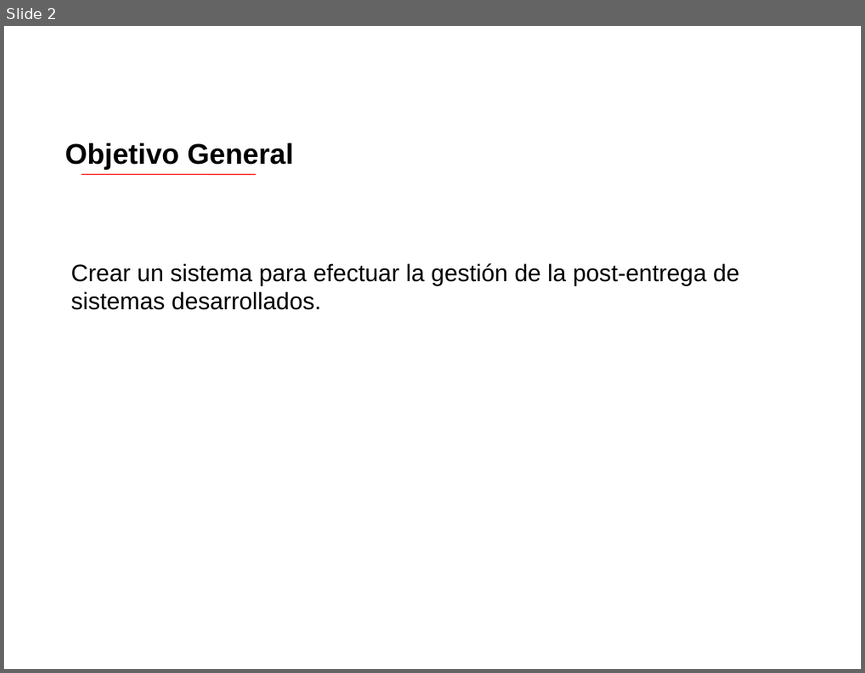
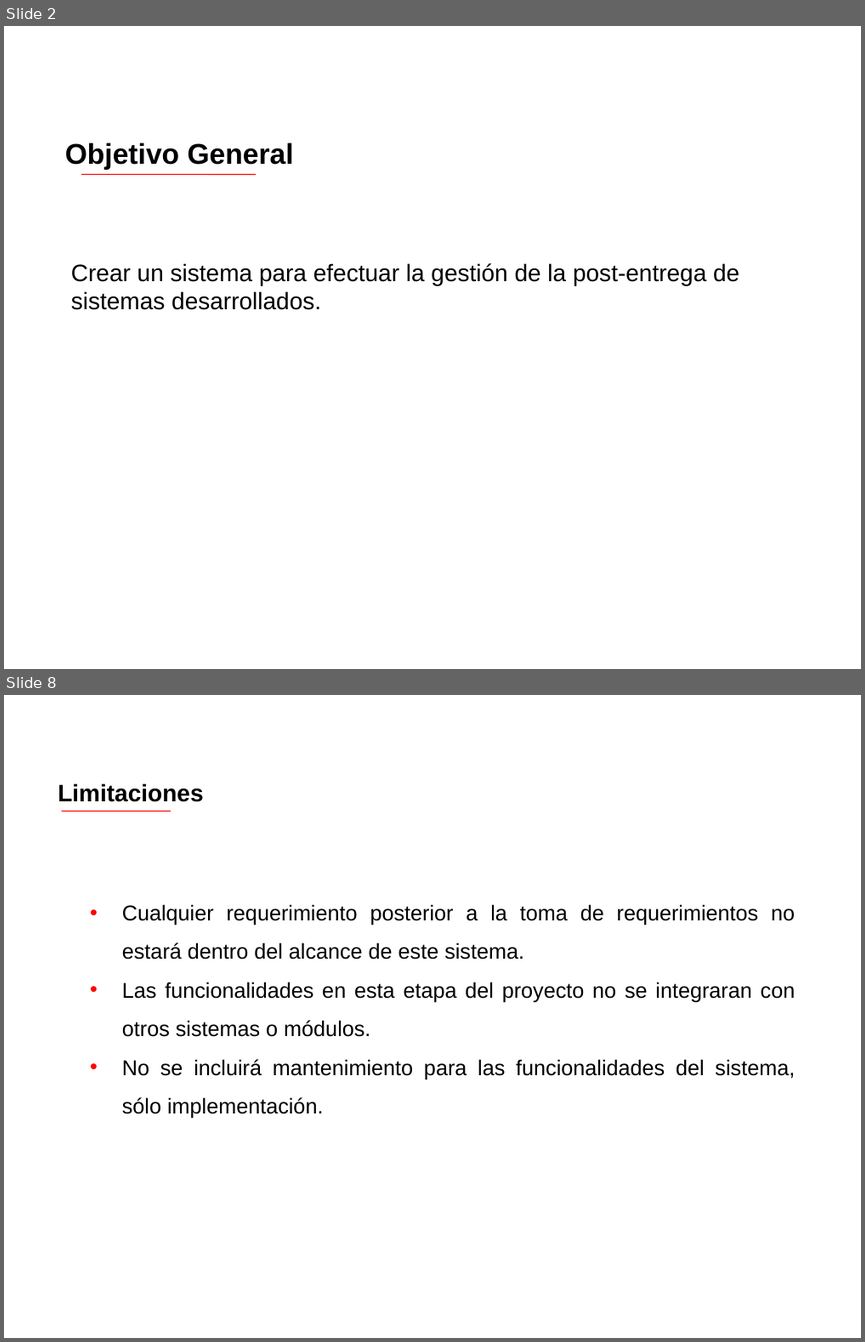
Before and after one commit to luxohcf/sgm-lazos, a slide deck: Ante-Proyecto (entrega 20130909)/Documentación/Presentación Ante-proyecto.ppt. Shown one above the other, each under a label of ours: slide 2 before the commit, slides 2 and 8 after it; the slides between them are not shown. The pictures are 865x673 and 865x1342 pixels, drawn with LibreOffice and Linux fonts; fonts in the diff are those of the drawing; background and template pictures are left out. Boxes give left, top, right and bottom in pixels: in the first picture for what was removed or moved away, otherwise in the second. Text is boxed around its words. In the diff, an @@ line names an element or a change of style, - is before the commit and + after.

```diff
--- a/Ante-Proyecto (entrega 20130909)/Documentación/Presentación Ante-proyecto.ppt
+++ b/Ante-Proyecto (entrega 20130909)/Documentación/Presentación Ante-proyecto.ppt
@@ slide 8 added at [4, 695, 861, 1338], background picture (left out) @@
@@ text added at [58, 783, 203, 802], 20 pt, text #000000, bold @@
+Limitaciones
@@ line added from (62, 811) to (171, 811), #FF0000 0.74 pt @@
@@ text added at [122, 904, 795, 1118], 18 pt, text #000000 @@
+• Cualquier requerimiento posterior a la toma de requerimientos no estará dentro del alcance de este sistema.
+• Las funcionalidades en esta etapa del proyecto no se integraran con otros sistemas o módulos.
+• No se incluirá mantenimiento para las funcionalidades del sistema, sólo implementación.
```
Also in this commit, not shown: 2 slides changed, 4 other slides added, 1 slide removed, 3 other files.
